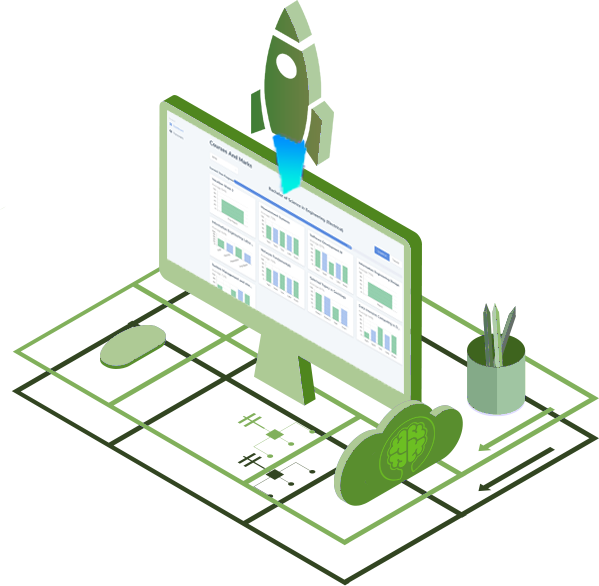
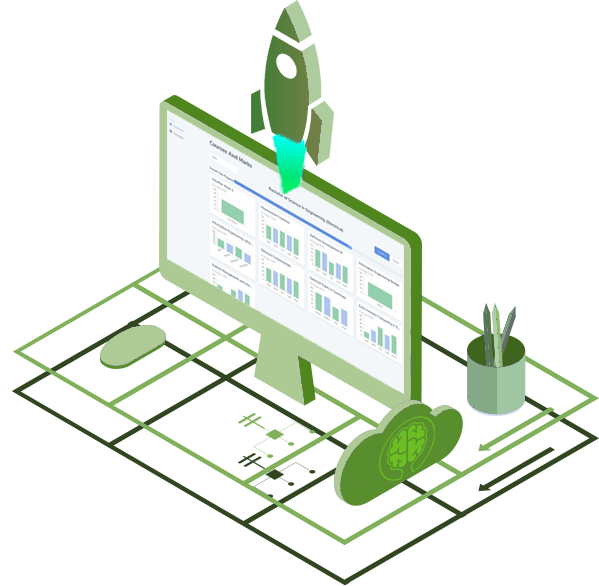
Layer changes from the first 599px x 586px image to the second:
painted on "Layer 3" over [272, 132, 309, 195]
